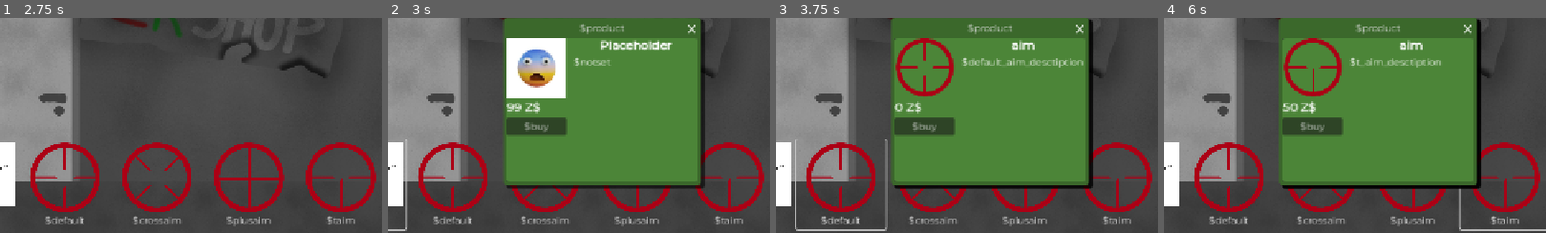
Above: before the commit, frames 1-4 (left to right).
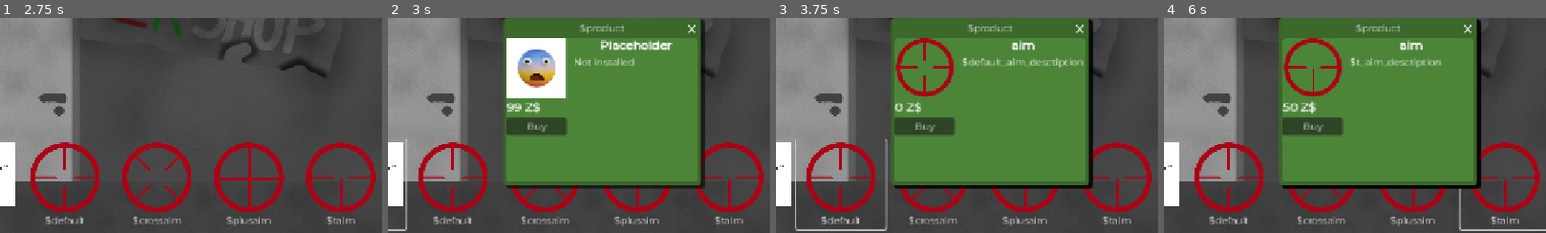
Above: after the commit, the same moments.

Repository: klodskateam/zurvival-remastered
Game: Godot game, scene res://menu.tscn
The game is run twice, just before and just after one commit, with the same random seed, the same clock (stepped at 60 frames per second) and the same inputs.
Inputs:
- Up to frame 1 (2.75 s): click "Play" at 0.5 s; click "Shop" at 1.25 s; click "Play" at 2 s
- Up to frame 2 (3 s): click "Test" at 2.75 s
- Up to frame 3 (3.75 s): click "$default" at 3.5 s
- Up to frame 4 (6 s): click "$crossaim" at 4.25 s; click "$plusaim" at 5 s; click "$taim" at 5.75 s
The pictures show only the part of the screen within x 22-72%, y 29-79%; the shares and areas given below are measured in that part.

Frame 1 is identical in both runs. In frame 2, 0.5% of the frame differs, in the area x 35-65%, y 18-53%; in frame 3, 0.1%; in frame 4, 0.1%.
Error in both runs: Invalid type in function 'set_locale' in base 'TranslationServer'. Cannot convert argument 1 from Nil to String. (res://global.gd:43)

Commit message:
gthtdjls

Diff:
--- a/Translation/translations.csv
+++ b/Translation/translations.csv
@@ -36,6 +36,8 @@
 $modtexterror,The text is not set,Текст не установлен,Тэкст не ўстаноўлены,文本未设置,Texto no instalado,Tekstiä ei asetettu,Tekst nie ŭstanoŭlieny,✍ 🚫 ⚒
 $actionserror,Actions not set,События не установлены,Падзеі не ўстаноўлены,事件未设置,Eventos no establecidos,Tapahtumia ei asetettu,Padziei nie ŭstanoŭlieny,🎉 🚫 ⚒
 $message,Message,Сообщение,Паведамленне,信息,Mensaje,Viesti,Paviedamlieńnie,📧
-$open,Open,Открыть,,,,Avaa,,
-$website,Website,Веб-сайт,,,,Netti-sivusto,,
-$shop,Shop,Магазин,,,,Kauppa,,
+$open,Open,Открыть,,打开,Abierto,Avaa,,📂
+$website,Website,Веб-сайт,,网站,Sitio web,Netti-sivusto,,🕸
+$shop,Shop,Магазин,,店铺,Comercio,Kauppa,,🏬
+$notset,Not installed,Не установлено,,未安装,No instalado,Ei asetettu,,🚫 ❎
+$buy,Buy,Купить,,,,Ostaa,,
--- a/shop.tscn
+++ b/shop.tscn
@@ -53,6 +53,7 @@
 text = "$quit"
 
 [node name="Label" type="Label" parent="CanvasLayer/Control"]
+layout_mode = 0
 offset_left = 25.0
 offset_top = 13.0
 offset_right = 256.0
